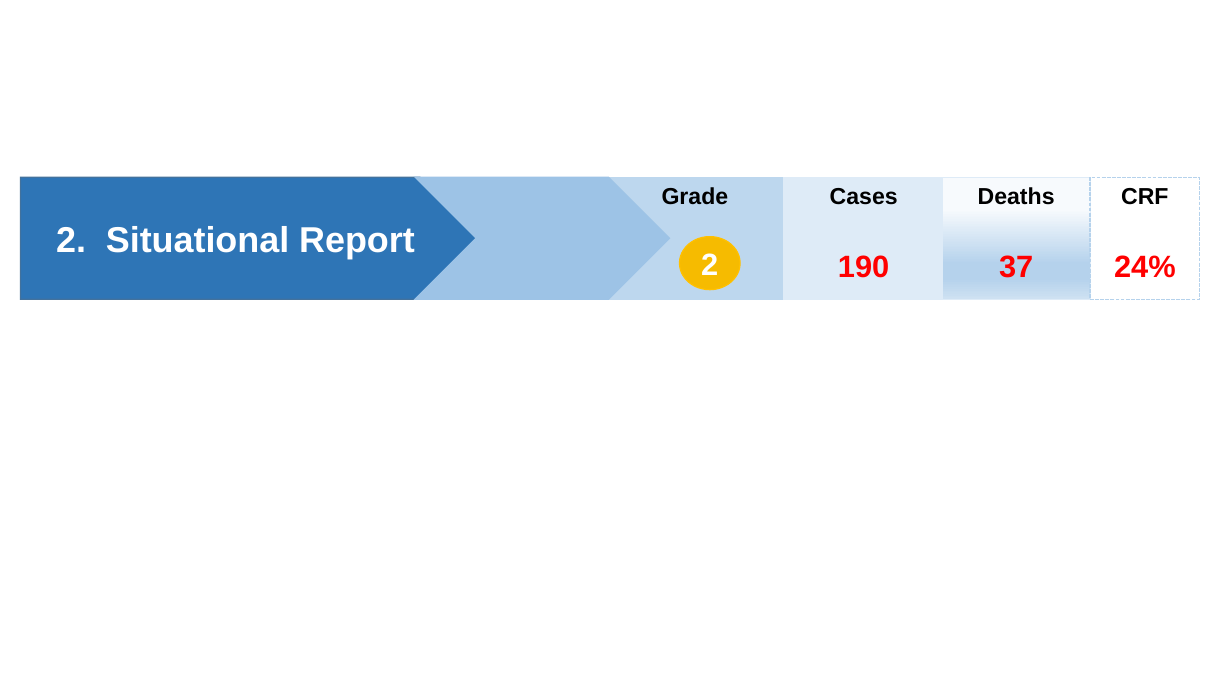
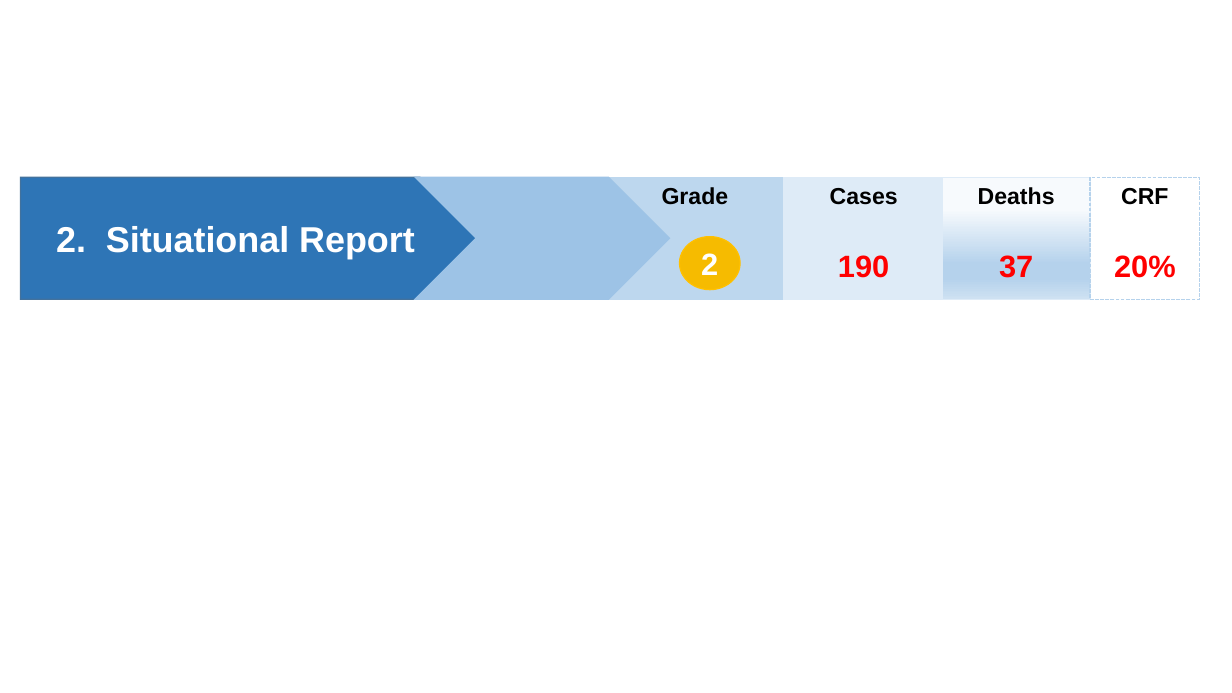
Before and after one commit to Sempa/OutbreakResponse, a slide deck: slide 1 of Resources/arrow_image.pptx. Drawn at 1232x693 pixels with LibreOffice and Linux fonts; fonts in the diff are those of the drawing. Boxes give left, top, right and bottom in pixels: in the first picture for what was removed or moved away, otherwise in the second. Text is boxed around its words. In the diff, an @@ line names an element or a change of style, - is before the commit and + after.

```diff
--- a/Resources/arrow_image.pptx
+++ b/Resources/arrow_image.pptx
@@ text in rectangle at [1114, 255, 1176, 278]: text changed @@
-24%
+20%
```
Also in this commit, not shown: 9 other files.
